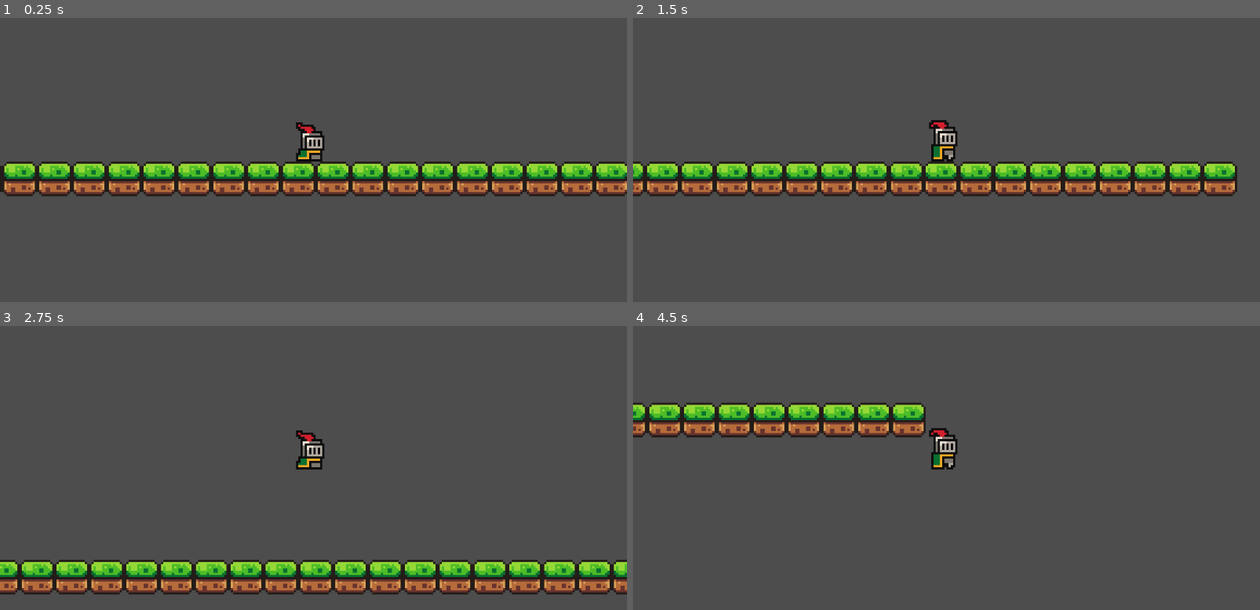
Above: before the commit, frames 1-4 (two rows, left to right).
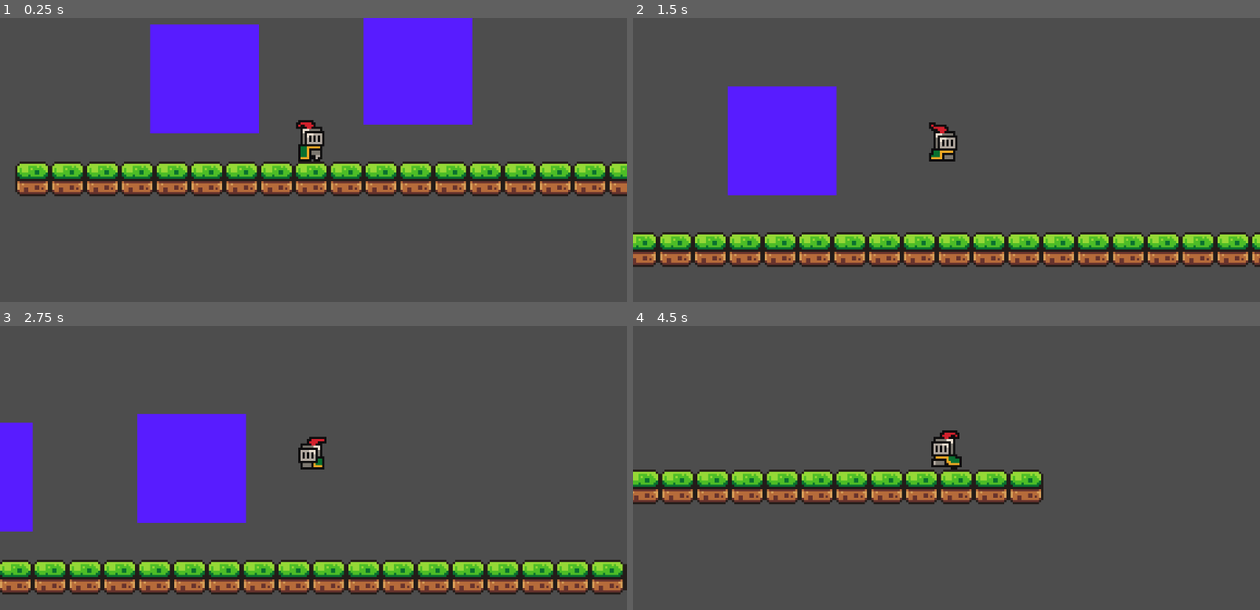
Above: after the commit, the same moments.

Repository: BastianLorsch/emu_game
Game: Godot game, scene res://scenes/game.tscn
The game is run twice, just before and just after one commit, with the same random seed, the same clock (stepped at 60 frames per second) and the same inputs.
Inputs:
- Up to frame 1 (0.25 s): no input
- Up to frame 2 (1.5 s): hold Down (crouch, bound only after the commit) 0.53-1.28 s; hold D (move_right) from 0.53 s (still down); tap Space (jump) at 0.77, 0.8, 1.07, 1.35 s
- Up to frame 3 (2.75 s): tap Space (jump) at 1.52, 1.82, 2.3 s; tap Down (crouch, bound only after the commit) at 1.55 s; release D (move_right) at 2.03 s; hold A (move_left) from 2.03 s (still down); hold Down (crouch, bound only after the commit) from 2.03 s (still down)
- Up to frame 4 (4.5 s): release A (move_left) at 2.78 s; release Down (crouch, bound only after the commit) at 2.78 s; hold D (move_right) 2.78-4.28 s; tap Down (crouch, bound only after the commit) at 2.85, 4.35 s; tap Space (jump) at 3.02, 3.32, 3.6, 3.77, 4.07 s; hold A (move_left) from 4.28 s (still down)

The runs differ from the first frame. In frame 1, 21% of the frame differs, in the area x 0-100%, y 0-63%; in frame 2, 28%, in the area x 0-100%, y 24-88%; in frame 3, 16%; in frame 4, 14%.

Commit message:
added player animations and crouching

Diff:
--- a/project.godot
+++ b/project.godot
@@ -36,6 +36,12 @@
 , Object(InputEventKey,"resource_local_to_scene":false,"resource_name":"","device":-1,"window_id":0,"alt_pressed":false …(186 unchanged characters)…
 ]
 }
+crouch={
+"deadzone": 0.5,
+"events": [Object(InputEventKey,"resource_local_to_scene":false,"resource_name":"","device":-1,"window_id":0,"alt_pressed":false,"shift_pressed":false,"ctrl_pressed":false,"meta_pressed":false,"pressed":false,"keycode":0,"physical_keycode":4194322,"key_label":0,"unicode":0,"location":0,"echo":false,"script":null)
+, Object(InputEventKey,"resource_local_to_scene":false,"resource_name":"","device":-1,"window_id":0,"alt_pressed":false,"shift_pressed":false,"ctrl_pressed":false,"meta_pressed":false,"pressed":false,"keycode":0,"physical_keycode":83,"key_label":0,"unicode":115,"location":0,"echo":false,"script":null)
+]
+}
 
 [rendering]
 
--- /dev/null
+++ b/resources/player_crouching_collisionshape.tres
@@ -0,0 +1,4 @@
+[gd_resource type="CircleShape2D" format=3 uid="uid://bng271lyku1d4"]
+
+[resource]
+radius = 6.0
--- /dev/null
+++ b/resources/player_standing_collisionshape.tres
@@ -0,0 +1,5 @@
+[gd_resource type="CapsuleShape2D" format=3 uid="uid://ce73qwd7qbt4k"]
+
+[resource]
+radius = 5.0
+height = 16.0
--- /dev/null
+++ b/scenes/box.tscn
@@ -0,0 +1,18 @@
+[gd_scene load_steps=3 format=3 uid="uid://6mlmib8u2q16"]
+
+[sub_resource type="QuadMesh" id="QuadMesh_cgh6d"]
+size = Vector2(50, 50)
+
+[sub_resource type="RectangleShape2D" id="RectangleShape2D_5q3md"]
+size = Vector2(50, 50)
+
+[node name="Box" type="StaticBody2D"]
+
+[node name="MeshInstance2D" type="MeshInstance2D" parent="."]
+modulate = Color(0.347334, 0.11, 1, 1)
+position = Vector2(-1, -1)
+mesh = SubResource("QuadMesh_cgh6d")
+
+[node name="CollisionShape2D" type="CollisionShape2D" parent="."]
+position = Vector2(-1, -1)
+shape = SubResource("RectangleShape2D_5q3md")
--- /dev/null
+++ b/scenes/box_for_crouch_testing.tscn
@@ -0,0 +1,3 @@
+[gd_scene format=3 uid="uid://46wnyewkuncg"]
+
+[node name="Box for crouch testing" type="StaticBody2D"]
--- a/scenes/game.tscn
+++ b/scenes/game.tscn
@@ -1,7 +1,8 @@
-[gd_scene load_steps=5 format=3 uid="uid://dbcb34jdxbxe7"]
+[gd_scene load_steps=6 format=3 uid="uid://dbcb34jdxbxe7"]
 
 [ext_resource type="PackedScene" uid="uid://bnnewvqxce12c" path="res://scenes/player.tscn" id="1_31fpa"]
 [ext_resource type="Texture2D" uid="uid://d0bib5ke71rg4" path="res://assets/sprites (placeholder)/world_tileset.png" id="2_ftn23"]
+[ext_resource type="PackedScene" uid="uid://6mlmib8u2q16" path="res://scenes/box.tscn" id="3_ymtv6"]
 
 [sub_resource type="TileSetAtlasSource" id="TileSetAtlasSource_0mvk5"]
 texture = ExtResource("2_ftn23")
@@ -170,7 +171,7 @@
 [node name="Game" type="Node2D"]
 
 [node name="Player" parent="." instance=ExtResource("1_31fpa")]
-position = Vector2(62, 26)
+position = Vector2(8, 26)
 
 [node name="Camera2D" type="Camera2D" parent="Player"]
 position = Vector2(1, 15)
@@ -180,3 +181,9 @@
 tile_set = SubResource("TileSet_dgvl1")
 format = 2
 layer_0/tile_data = PackedInt32Array(262141, 0, 0, 262142, 0, 0, 262143, 0, 0, 196608, 0, 0, 196609, 0, 0, 196610, 0, 0 …(309 unchanged characters)…
+
+[node name="Box (for crouch testing)" parent="." instance=ExtResource("3_ymtv6")]
+position = Vector2(-40, 11)
+
+[node name="Box (for crouch testing)2" parent="." instance=ExtResource("3_ymtv6")]
+position = Vector2(58, 7)
--- a/scenes/player.tscn
+++ b/scenes/player.tscn
@@ -1,7 +1,20 @@
-[gd_scene load_steps=9 format=3 uid="uid://bnnewvqxce12c"]
+[gd_scene load_steps=29 format=3 uid="uid://bnnewvqxce12c"]
 
 [ext_resource type="Texture2D" uid="uid://d2yh00f87imi0" path="res://assets/sprites (placeholder)/knight.png" id="1_bae43"]
 [ext_resource type="Script" path="res://scribts/player.gd" id="1_qjbkn"]
+[ext_resource type="Shape2D" uid="uid://ce73qwd7qbt4k" path="res://resources/player_standing_collisionshape.tres" id="3_iv40j"]
+
+[sub_resource type="AtlasTexture" id="AtlasTexture_7xpw8"]
+atlas = ExtResource("1_bae43")
+region = Rect2(64, 160, 32, 32)
+
+[sub_resource type="AtlasTexture" id="AtlasTexture_gpnev"]
+atlas = ExtResource("1_bae43")
+region = Rect2(64, 160, 32, 32)
+
+[sub_resource type="AtlasTexture" id="AtlasTexture_pfr48"]
+atlas = ExtResource("1_bae43")
+region = Rect2(64, 224, 32, 32)
 
 [sub_resource type="AtlasTexture" id="AtlasTexture_3e57m"]
 atlas = ExtResource("1_bae43")
@@ -18,11 +31,98 @@
 [sub_resource type="AtlasTexture" id="AtlasTexture_wbr6x"]
 atlas = ExtResource("1_bae43")
 region = Rect2(96, 0, 32, 32)
+
+[sub_resource type="AtlasTexture" id="AtlasTexture_fdccg"]
+atlas = ExtResource("1_bae43")
+region = Rect2(64, 64, 32, 32)
+
+[sub_resource type="AtlasTexture" id="AtlasTexture_8jhvx"]
+atlas = ExtResource("1_bae43")
+region = Rect2(0, 64, 32, 32)
+
+[sub_resource type="AtlasTexture" id="AtlasTexture_3raqd"]
+atlas = ExtResource("1_bae43")
+region = Rect2(32, 64, 32, 32)
+
+[sub_resource type="AtlasTexture" id="AtlasTexture_junkf"]
+atlas = ExtResource("1_bae43")
+region = Rect2(64, 64, 32, 32)
+
+[sub_resource type="AtlasTexture" id="AtlasTexture_v6bih"]
+atlas = ExtResource("1_bae43")
+region = Rect2(96, 64, 32, 32)
+
+[sub_resource type="AtlasTexture" id="AtlasTexture_ud0wm"]
+atlas = ExtResource("1_bae43")
+region = Rect2(128, 64, 32, 32)
+
+[sub_resource type="AtlasTexture" id="AtlasTexture_6bf37"]
+atlas = ExtResource("1_bae43")
+region = Rect2(160, 64, 32, 32)
+
+[sub_resource type="AtlasTexture" id="AtlasTexture_xxcx7"]
+atlas = ExtResource("1_bae43")
+region = Rect2(192, 64, 32, 32)
+
+[sub_resource type="AtlasTexture" id="AtlasTexture_rqhty"]
+atlas = ExtResource("1_bae43")
+region = Rect2(224, 64, 32, 32)
+
+[sub_resource type="AtlasTexture" id="AtlasTexture_sij1y"]
+atlas = ExtResource("1_bae43")
+region = Rect2(0, 96, 32, 32)
+
+[sub_resource type="AtlasTexture" id="AtlasTexture_w0arf"]
+atlas = ExtResource("1_bae43")
+region = Rect2(32, 96, 32, 32)
+
+[sub_resource type="AtlasTexture" id="AtlasTexture_u8ntc"]
+atlas = ExtResource("1_bae43")
+region = Rect2(64, 96, 32, 32)
+
+[sub_resource type="AtlasTexture" id="AtlasTexture_bjoq3"]
+atlas = ExtResource("1_bae43")
+region = Rect2(96, 96, 32, 32)
+
+[sub_resource type="AtlasTexture" id="AtlasTexture_g6iel"]
+atlas = ExtResource("1_bae43")
+region = Rect2(128, 96, 32, 32)
+
+[sub_resource type="AtlasTexture" id="AtlasTexture_8vrmd"]
+atlas = ExtResource("1_bae43")
+region = Rect2(160, 96, 32, 32)
+
+[sub_resource type="AtlasTexture" id="AtlasTexture_lcdn0"]
+atlas = ExtResource("1_bae43")
+region = Rect2(192, 96, 32, 32)
+
+[sub_resource type="AtlasTexture" id="AtlasTexture_jwlas"]
+atlas = ExtResource("1_bae43")
+region = Rect2(224, 96, 32, 32)
 
 [sub_resource type="SpriteFrames" id="SpriteFrames_t76l6"]
 animations = [{
 "frames": [{
 "duration": 1.0,
+"texture": SubResource("AtlasTexture_7xpw8")
+}],
+"loop": true,
+"name": &"crouch",
+"speed": 5.0
+}, {
+"frames": [{
+"duration": 1.0,
+"texture": SubResource("AtlasTexture_gpnev")
+}, {
+"duration": 1.0,
+"texture": SubResource("AtlasTexture_pfr48")
+}],
+"loop": true,
+"name": &"crouch_walk",
+"speed": 7.0
+}, {
+"frames": [{
+"duration": 1.0,
 "texture": SubResource("AtlasTexture_3e57m")
 }, {
 "duration": 1.0,
@@ -35,12 +135,70 @@
 "texture": SubResource("AtlasTexture_wbr6x")
 }],
 "loop": true,
-"name": &"default",
+"name": &"idle",
 "speed": 8.0
+}, {
+"frames": [{
+"duration": 1.0,
+"texture": SubResource("AtlasTexture_fdccg")
+}],
+"loop": true,
+"name": &"jump",
+"speed": 5.0
+}, {
+"frames": [{
+"duration": 1.0,
+"texture": SubResource("AtlasTexture_8jhvx")
+}, {
+"duration": 1.0,
+"texture": SubResource("AtlasTexture_3raqd")
+}, {
+"duration": 1.0,
+"texture": SubResource("AtlasTexture_junkf")
+}, {
+"duration": 1.0,
+"texture": SubResource("AtlasTexture_v6bih")
+}, {
+"duration": 1.0,
+"texture": SubResource("AtlasTexture_ud0wm")
+}, {
+"duration": 1.0,
+"texture": SubResource("AtlasTexture_6bf37")
+}, {
+"duration": 1.0,
+"texture": SubResource("AtlasTexture_xxcx7")
+}, {
+"duration": 1.0,
+"texture": SubResource("AtlasTexture_rqhty")
+}, {
+"duration": 1.0,
+"texture": SubResource("AtlasTexture_sij1y")
+}, {
+"duration": 1.0,
+"texture": SubResource("AtlasTexture_w0arf")
+}, {
+"duration": 1.0,
+"texture": SubResource("AtlasTexture_u8ntc")
+}, {
+"duration": 1.0,
+"texture": SubResource("AtlasTexture_bjoq3")
+}, {
+"duration": 1.0,
+"texture": SubResource("AtlasTexture_g6iel")
+}, {
+"duration": 1.0,
+"texture": SubResource("AtlasTexture_8vrmd")
+}, {
+"duration": 1.0,
+"texture": SubResource("AtlasTexture_lcdn0")
+}, {
+"duration": 1.0,
+"texture": SubResource("AtlasTexture_jwlas")
+}],
+"loop": true,
+"name": &"run",
+"speed": 10.0
 }]
-
-[sub_resource type="CircleShape2D" id="CircleShape2D_of2c0"]
-radius = 6.0
 
 [node name="Player" type="CharacterBody2D"]
 script = ExtResource("1_qjbkn")
@@ -48,8 +206,17 @@
 [node name="AnimatedSprite2D" type="AnimatedSprite2D" parent="."]
 position = Vector2(0, -12)
 sprite_frames = SubResource("SpriteFrames_t76l6")
-autoplay = "default"
+animation = &"idle"
+autoplay = "idle"
 
 [node name="CollisionShape2D" type="CollisionShape2D" parent="."]
-position = Vector2(0, -6)
-shape = SubResource("CircleShape2D_of2c0")
+position = Vector2(0, -8)
+shape = ExtResource("3_iv40j")
+
+[node name="CrouchRayCast_1" type="RayCast2D" parent="."]
+position = Vector2(-5, -8)
+target_position = Vector2(0, -8)
+
+[node name="CrouchRayCast_2" type="RayCast2D" parent="."]
+position = Vector2(5, -8)
+target_position = Vector2(0, -8)
--- a/scribts/player.gd
+++ b/scribts/player.gd
@@ -1,8 +1,22 @@
 extends CharacterBody2D
 
 
-const SPEED = 130.0
+const STAND_SPEED = 130
+const CROUCH_SPEED = 130
 const JUMP_VELOCITY = -300.0
+var speed = STAND_SPEED
+
+@onready var animated_sprite: AnimatedSprite2D = $AnimatedSprite2D
+
+var is_crouching = false
+var stuck_under_object = false
+
+var standing_collisionshape = preload("res://resources/player_standing_collisionshape.tres")
+var crouching_collisionshape = preload("res://resources/player_crouching_collisionshape.tres")
+@onready var collision_shape: CollisionShape2D = $CollisionShape2D
+
+@onready var crouch_raycast1: RayCast2D = $CrouchRayCast_1
+@onready var crouch_raycast2: RayCast2D = $CrouchRayCast_2
 
 
 func _physics_process(delta: float) -> void:
@@ -14,12 +28,77 @@
 	if Input.is_action_just_pressed("jump") and is_on_floor():
 		velocity.y = JUMP_VELOCITY
 
-	# Get the input direction and handle the movement/deceleration.
-	# As good practice, you should replace UI actions with custom gameplay actions.
+	# Get the input direction: -1, 0, 1
 	var direction := Input.get_axis("move_left", "move_right")
+
+	# Flip sprite
+	if direction > 0:
+		animated_sprite.flip_h = false
+	elif direction < 0:
+		animated_sprite.flip_h = true
+
+	# Play animations
+	if is_on_floor():
+		if direction == 0:
+			if is_crouching:
+				animated_sprite.play("crouch")
+			else:
+				animated_sprite.play("idle")
+		else:
+			if is_crouching:
+				animated_sprite.play("crouch_walk")
+			else:
+				animated_sprite.play("run")
+	else:
+		if is_crouching:
+				animated_sprite.play("crouch")
+		else:
+			animated_sprite.play("jump")
+
+	# Apply movement
 	if direction:
-		velocity.x = direction * SPEED
+		velocity.x = direction * speed
 	else:
-		velocity.x = move_toward(velocity.x, 0, SPEED)
+		velocity.x = move_toward(velocity.x, 0, speed)
+
+	# Apply state: stand, crouch
+	if Input.is_action_just_pressed("crouch"):
+		crouch()
+	elif Input.is_action_just_released("crouch"):
+		if headroom_free():
+			stand()
+		else:
+			if stuck_under_object != true:
+				stuck_under_object = true
+
+	# resets state to stand if hedroom is free again
+	if stuck_under_object && headroom_free():
+		if !Input.is_action_pressed("crouch"):
+			stand()
+		stuck_under_object = false
 
 	move_and_slide()
+
+# creating new functions here
+
+func crouch():
+	if is_crouching:
+		return
+	else:
+		is_crouching = true
+		collision_shape.shape = crouching_collisionshape
+		collision_shape.position.y = -6
+		speed = CROUCH_SPEED
+
+func stand():
+	if is_crouching == false:
+		return
+	else:
+		is_crouching = false
+		collision_shape.shape = standing_collisionshape
+		collision_shape.position.y = -8
+		speed = STAND_SPEED
+
+func headroom_free() -> bool:
+	var result = !crouch_raycast1.is_colliding() && !crouch_raycast2.is_colliding()
+	return result
